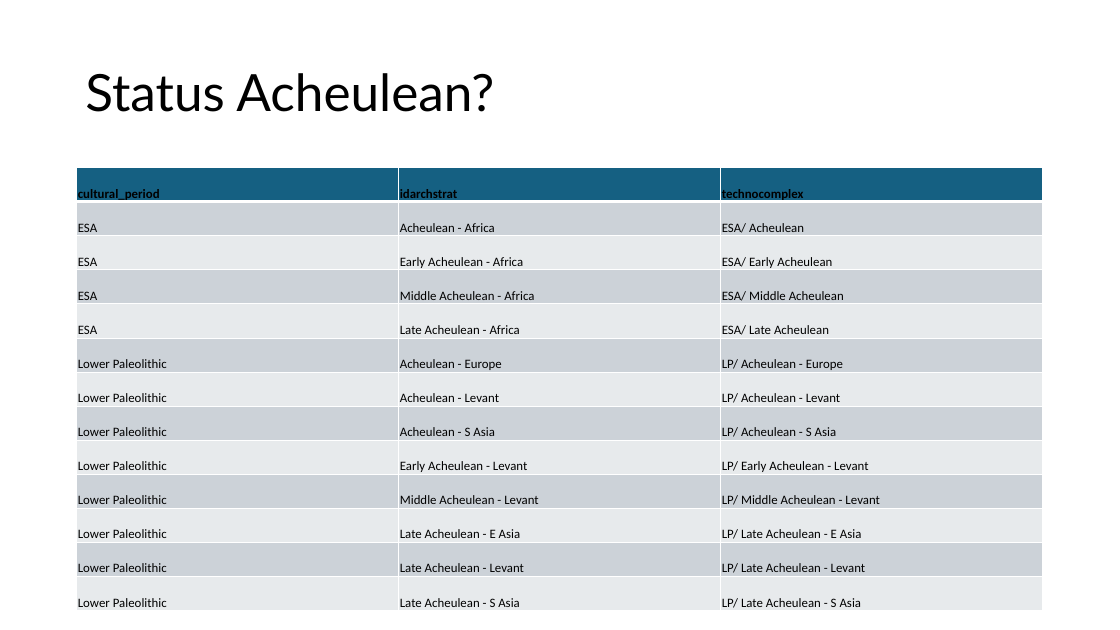
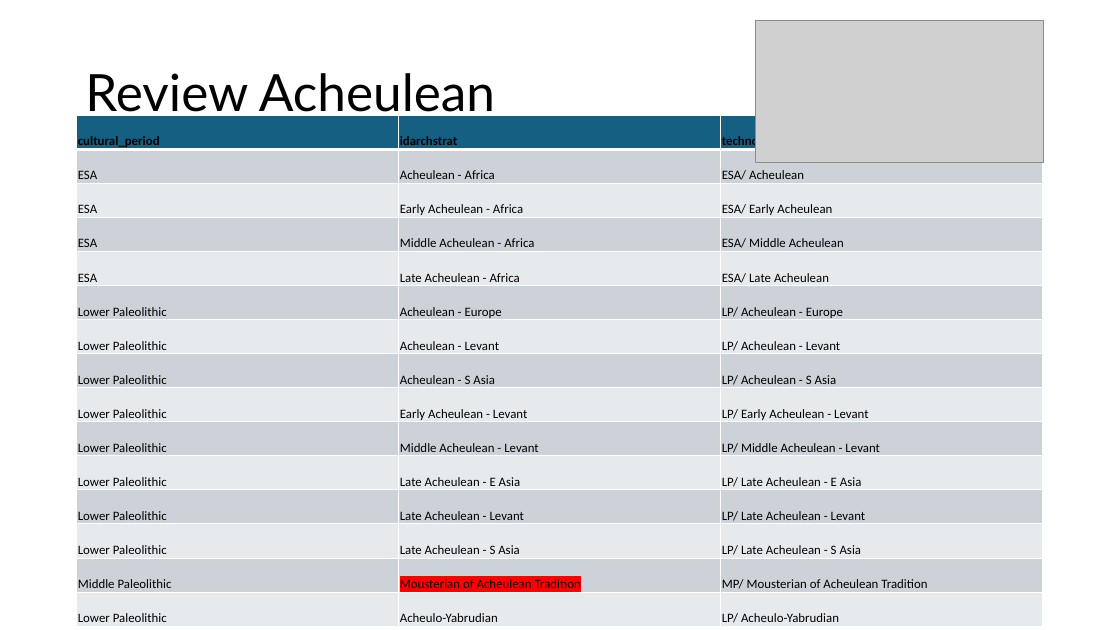
Before and after one commit to sommergeo/roceeh2wiki, a slide deck: slide 9 of docs/2025-04-08 Update.pptx. Drawn at 1120x630 pixels with LibreOffice and Linux fonts; fonts in the diff are those of the drawing; grey boxes stand for pictures. Boxes give left, top, right and bottom in pixels: in the first picture for what was removed or moved away, otherwise in the second. Text is boxed around its words. In the diff, an @@ line names an element or a change of style, - is before the commit and + after.

```diff
--- a/docs/2025-04-08 Update.pptx
+++ b/docs/2025-04-08 Update.pptx
@@ picture added at box(755, 21, 1044, 163) @@
@@ title at box(85, 73, 495, 120): text changed @@
-Status Acheulean?
+Review Acheulean
@@ table at box(77, 115, 1043, 627) @@
+row 14: Middle Paleolithic | Mousterian of Acheulean Tradition | MP/ Mousterian of Acheulean Tradition
+row 15: Lower Paleolithic | Acheulo-Yabrudian | LP/ Acheulo-Yabrudian
@@ table: place and size @@
-table at box(77, 168, 1043, 612)
+table at box(77, 115, 1043, 627)
```
Also in this commit, not shown: 1 other slide changed, 21 other files.
